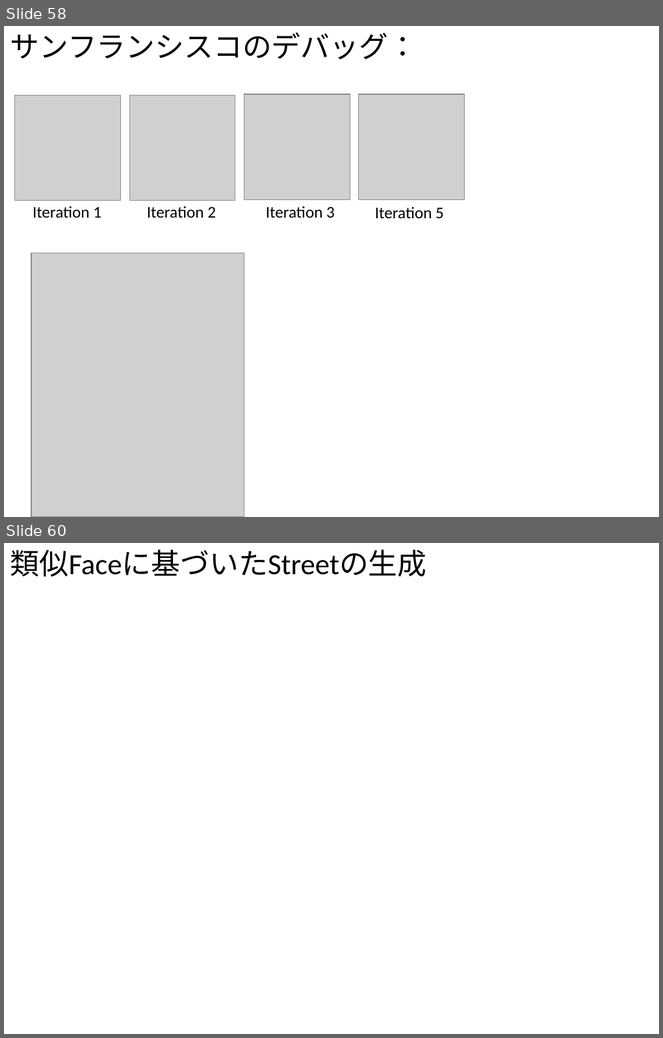
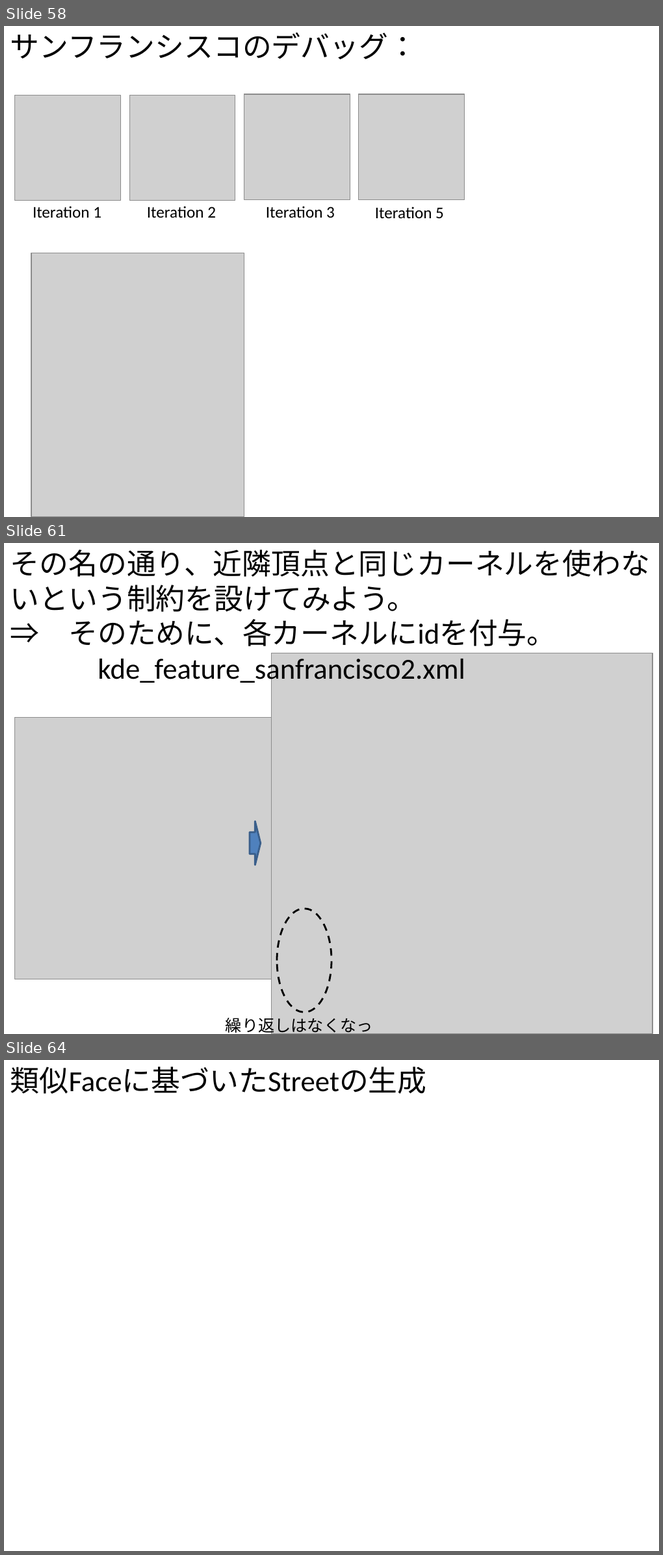
Before and after one commit to gnishida/RoadDesigner, a slide deck: RoadDesigner.pptx. Shown one above the other, each under a label of ours: slides 58 and 60 before the commit, slides 58, 61 and 64 after it; the slides between them are not shown. The pictures are 663x1038 and 663x1555 pixels, drawn with LibreOffice and Linux fonts; fonts in the diff are those of the drawing; grey boxes stand for pictures. Boxes give left, top, right and bottom in pixels: in the first picture for what was removed or moved away, otherwise in the second. Text is boxed around its words. In the diff, an @@ line names an element or a change of style, - is before the commit and + after.

```diff
--- a/RoadDesigner.pptx
+++ b/RoadDesigner.pptx
@@ slide 61 added at [4, 543, 659, 1034], background #FFFFFF @@
@@ text added at [10, 549, 650, 687], 32 pt, text #000000 @@
+その名の通り、近隣頂点と同じカーネルを使わないという制約を設けてみよう。
+⇒ そのために、各カーネルにidを付与。
+kde_feature_sanfrancisco2.xml
@@ picture added at [271, 653, 653, 1034] @@
@@ picture added at [15, 718, 293, 980] @@
@@ right arrow added at [250, 821, 261, 865], fill #4F81BD, outline #3A5F8C 2 pt @@
@@ ellipse added at [277, 908, 332, 1012], outline #000000 2 pt dashed @@
@@ text added at [226, 1015, 373, 1034], 18 pt, text #000000 @@
+繰り返しはなくなった。
@@ what was slide 60 is now slide 64 @@
```
Also in this commit, not shown: 4 other slides added, 1 slide removed, 4 other files.
